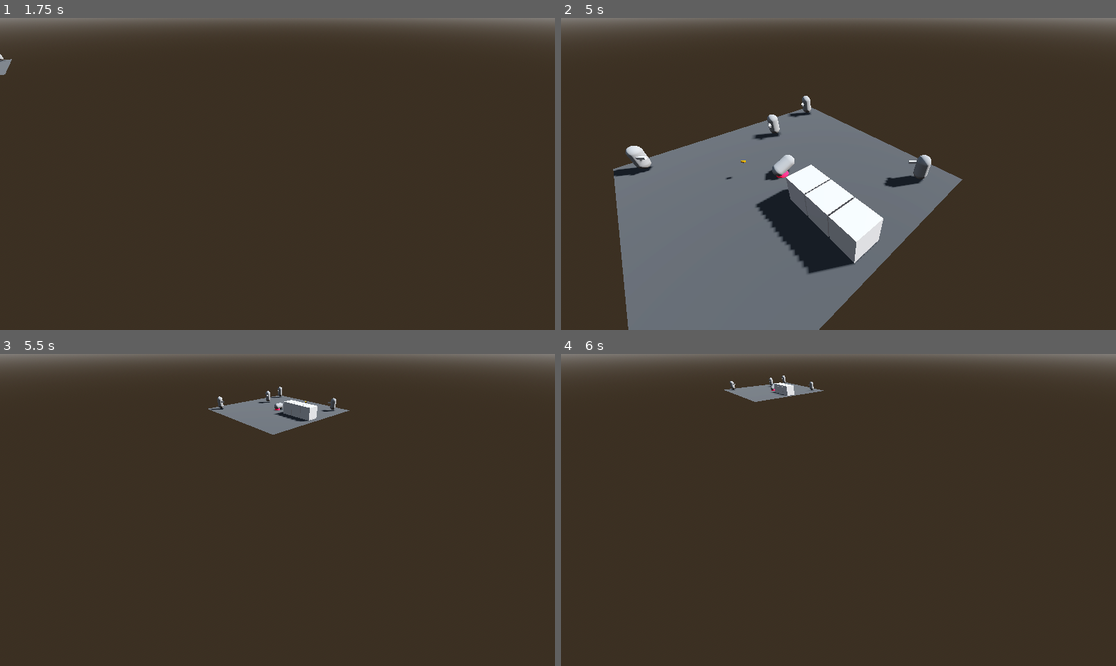
Above: before the commit, frames 1-4 (two rows, left to right).
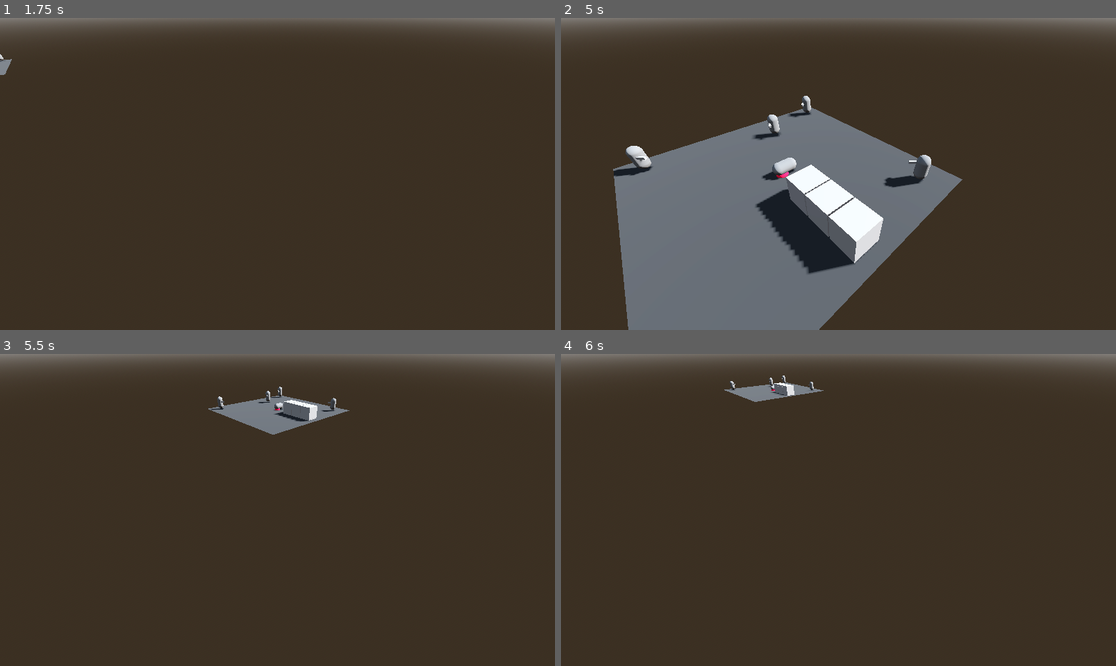
Above: after the commit, the same moments.

Repository: Nordtwig/metrotopia-combat
Game: Godot game, scene res://main.tscn
The game is run twice, just before and just after one commit, with the same random seed, the same clock (stepped at 60 frames per second) and the same inputs.
Inputs (mouse positions are in pixels of both pictures, inside the frame that each line leads up to):
- Up to frame 1 (1.75 s): tap Enter (ui_accept) at 0.5, 0.77, 1.25, 1.52 s; move the mouse to (399, 158) at 0.52 s; press the mouse at (399, 158) at 0.53 s; hold D (pan_right) 0.53-1.28 s; move the mouse to (166, 189) at 1.27 s; release the mouse at (166, 189) at 1.28 s; hold S (pan_backward) from 1.28 s (still down); right-click (166, 189) at 1.35 s
- Up to frame 2 (5 s): move the mouse to (894, 105) at 2.02 s; release S (pan_backward) at 2.03 s; press the mouse at (894, 105) at 2.03 s; hold D (pan_right) 2.03-2.78 s; tap Enter (ui_accept) at 2.75, 3.02, 3.5, 3.77, 4.25, 4.52 s; move the mouse to (810, 236) at 2.77 s; release the mouse at (810, 236) at 2.78 s; hold W (pan_forward) 2.78-3.53 s; right-click (810, 236) at 2.85 s; click (810, 236) at 2.92 s; move the mouse to (1005, 220) at 3.52 s; press the mouse at (1005, 220) at 3.53 s; hold A (pan_left) from 3.53 s (still down); move the mouse to (672, 127) at 4.27 s; release the mouse at (672, 127) at 4.28 s; right-click (672, 127) at 4.35 s
- Up to frame 3 (5.5 s): move the mouse to (305, 510) at 5.02 s; release A (pan_left) at 5.03 s; press the mouse at (305, 510) at 5.03 s; hold S (pan_backward) from 5.03 s (still down)
- Up to frame 4 (6 s): move the mouse to (755, 432) at 5.77 s; release S (pan_backward) at 5.78 s; release the mouse at (755, 432) at 5.78 s; hold D (pan_right) from 5.78 s (still down); right-click (755, 432) at 5.85 s

Frame 1 is identical in both runs. In frame 2, 0.1% of the frame differs, in the area x 14-59%, y 43-53%; in frame 3, less than 0.1%; in frame 4, less than 0.1%.

Commit message:
fix where actors did not stop shooting when target died

Diff:
--- a/actor.gd
+++ b/actor.gd
@@ -121,11 +121,15 @@
 
 
 func _die() -> void:
-	animation_player.play("die")
-	$Rifle.visible = false
-	for child in hitbox_component.get_children():
-		if child is CollisionShape3D:
-			child.disabled = true
+	if actor_state != STATE.DEAD:
+		actor_state = STATE.DEAD
+		animation_player.play("die")
+		Events.actor_died.emit(self)
+		$Rifle.visible = false
+		hitbox_component.is_disabled = true
+		for child in hitbox_component.get_children():
+			if child is CollisionShape3D:
+				child.disabled = true
 
 
 func _on_velocity_computed(safe_velocity: Vector3) -> void:
@@ -138,6 +142,7 @@
 
 
 func _on_actor_died(actor: Actor)  -> void:
+	print("I noticed %d dying", actor)
 	if _target == actor:
 		_target = null
 		_is_aiming_at_target = false
--- a/actor.tscn
+++ b/actor.tscn
@@ -88,6 +88,7 @@
 [node name="HealthComponent" parent="." instance=ExtResource("3_wcl3b")]
 
 [node name="HitboxComponent" parent="." node_paths=PackedStringArray("health_component") instance=ExtResource("4_jgko4")]
+collision_mask = 0
 health_component = NodePath("../HealthComponent")
 
 [node name="HeadHitboxCollisionShape" type="CollisionShape3D" parent="HitboxComponent"]
--- a/bullet.gd
+++ b/bullet.gd
@@ -12,7 +12,8 @@
 
 
 func _on_hitscan_component_area_entered(area)  -> void:
-	if area is HitboxComponent:
+	if area is HitboxComponent and !area.is_disabled:
+		print(area)
 		var hitbox: HitboxComponent = area
 
 		var attack = Attack.new()
--- a/hitbox_component.gd
+++ b/hitbox_component.gd
@@ -3,6 +3,8 @@
 
 
 @export var health_component: HealthComponent
+
+var is_disabled: bool = false
 
 
 func take_damage(attack) -> void:
